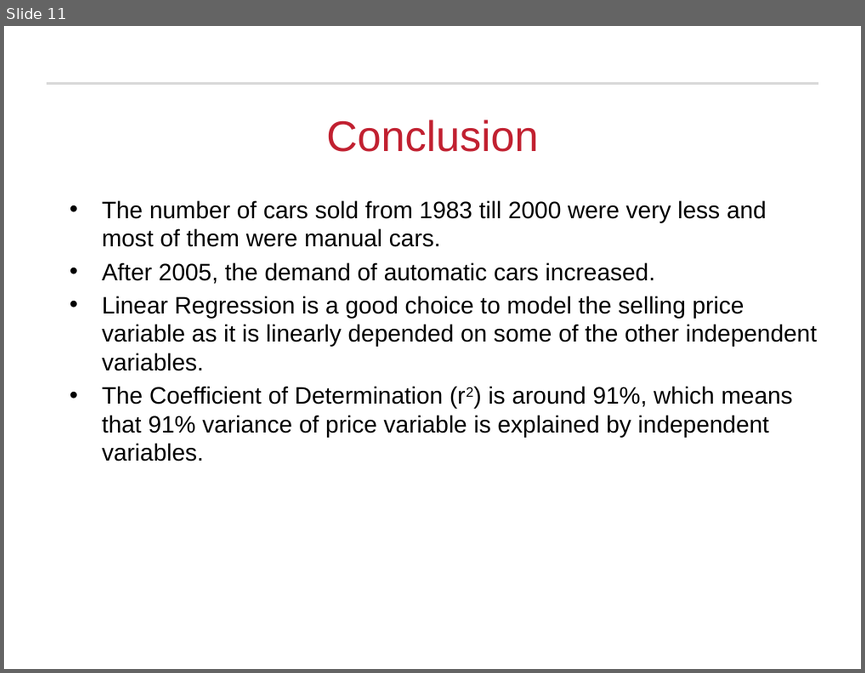
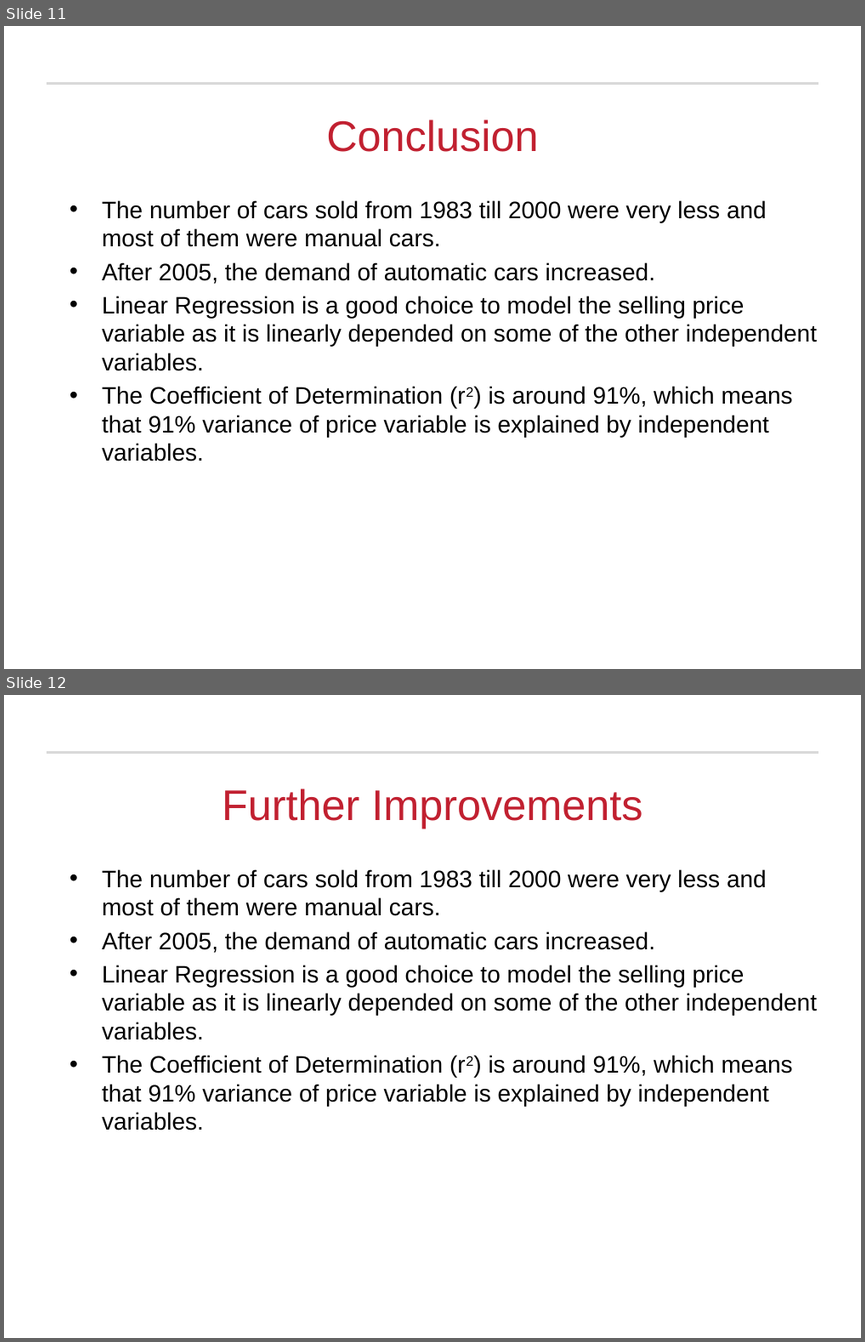
Before and after one commit to rajakash31/Presidential_Election_2016_Classification, a slide deck: Final Submission/Presidential Election Analysis_Final.pptx. Shown one above the other, each under a label of ours: slide 11 before the commit, slides 11 and 12 after it. The pictures are 865x673 and 865x1342 pixels, drawn with LibreOffice and Linux fonts; fonts in the diff are those of the drawing; background and template pictures are left out. Boxes give left, top, right and bottom in pixels: in the first picture for what was removed or moved away, otherwise in the second. Text is boxed around its words. In the diff, an @@ line names an element or a change of style, - is before the commit and + after.

```diff
--- a/Final Submission/Presidential Election Analysis_Final.pptx
+++ b/Final Submission/Presidential Election Analysis_Final.pptx
@@ slide 12 added at [4, 695, 861, 1338], background #FFFFFF; not listed: 1 template element that a slide beside it also shows @@
@@ title added at [222, 789, 642, 828], 36 pt, text #C12030 @@
+Further Improvements
@@ text added at [102, 869, 817, 1130], 20 pt, text #000000 @@
+• The number of cars sold from 1983 till 2000 were very less and most of them were manual cars.
+• After 2005, the demand of automatic cars increased.
+• Linear Regression is a good choice to model the selling price variable as it is linearly depended on some of the other independent variables.
+• The Coefficient of Determination (r2) is around 91%, which means that 91% variance of price variable is explained by independent variables.
```
Also in this commit, not shown: 3 slides changed, 1 other file.
